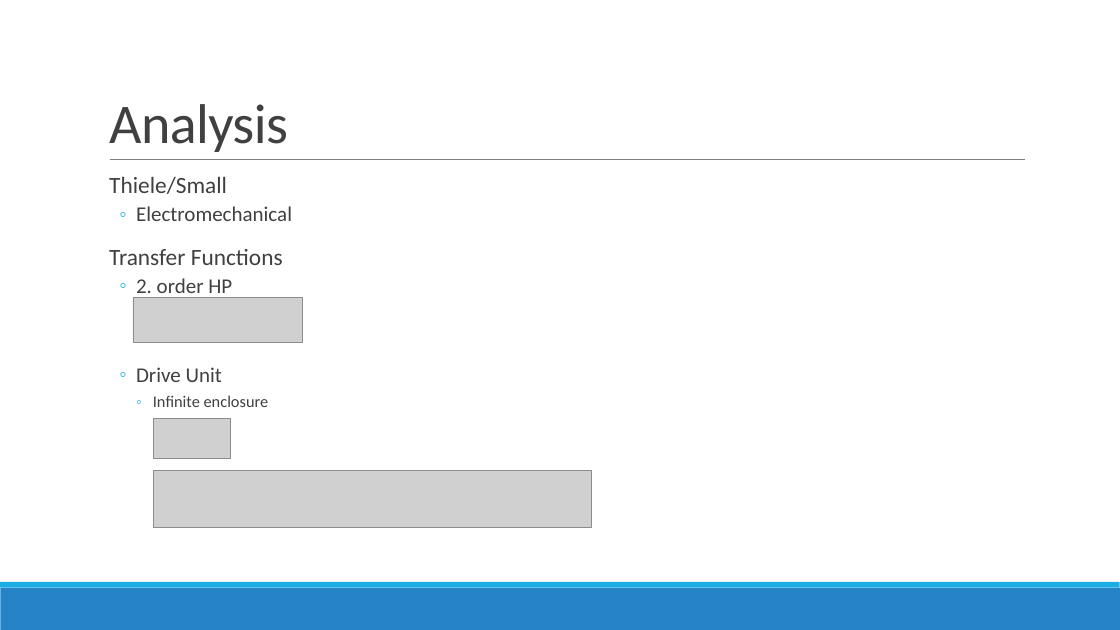
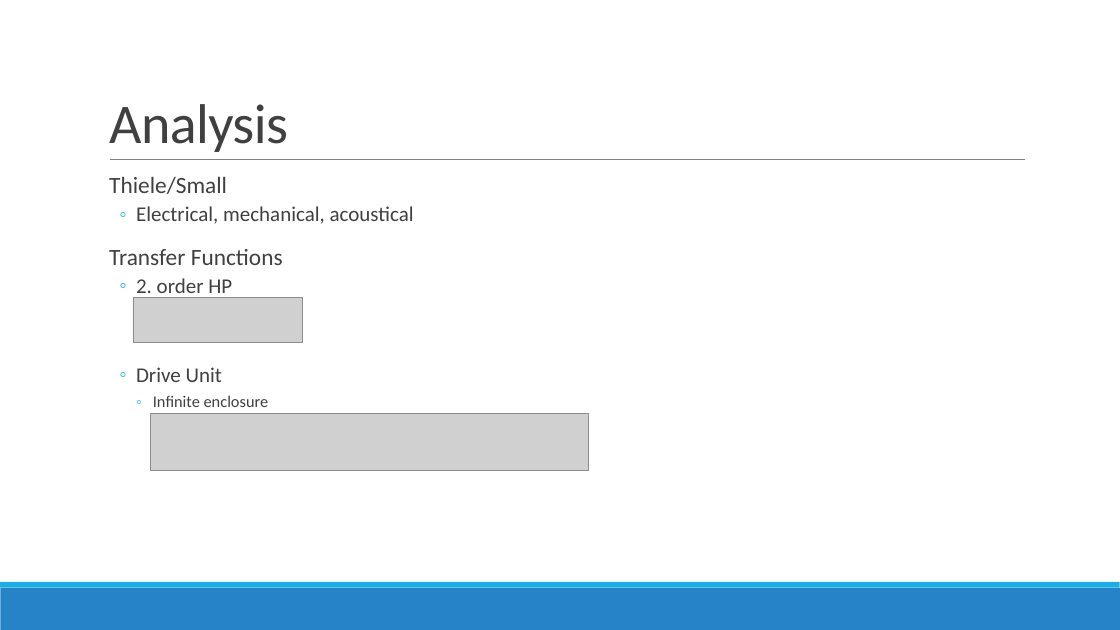
Before and after one commit to lsangild/ETLYAK, a slide deck: slide 3 of Speaker Modelling.pptx. Drawn at 1120x630 pixels with LibreOffice and Linux fonts; fonts in the diff are those of the drawing; grey boxes stand for pictures. Boxes give left, top, right and bottom in pixels: in the first picture for what was removed or moved away, otherwise in the second. Text is boxed around its words. In the diff, an @@ line names an element or a change of style, - is before the commit and + after.

Commit message:
Presentation

```diff
--- a/Speaker Modelling.pptx
+++ b/Speaker Modelling.pptx
@@ text at (x1=136, y1=206, x2=414, y2=224): text changed @@
-  ◦ Electromechanical
+  ◦ Electrical, mechanical, acoustical
@@ picture moved from (x1=153, y1=471, x2=592, y2=528) to (x1=150, y1=413, x2=589, y2=471) @@
@@ picture removed at (x1=153, y1=419, x2=230, y2=459) @@
```
Also in this commit, not shown: 1 other slide changed.
